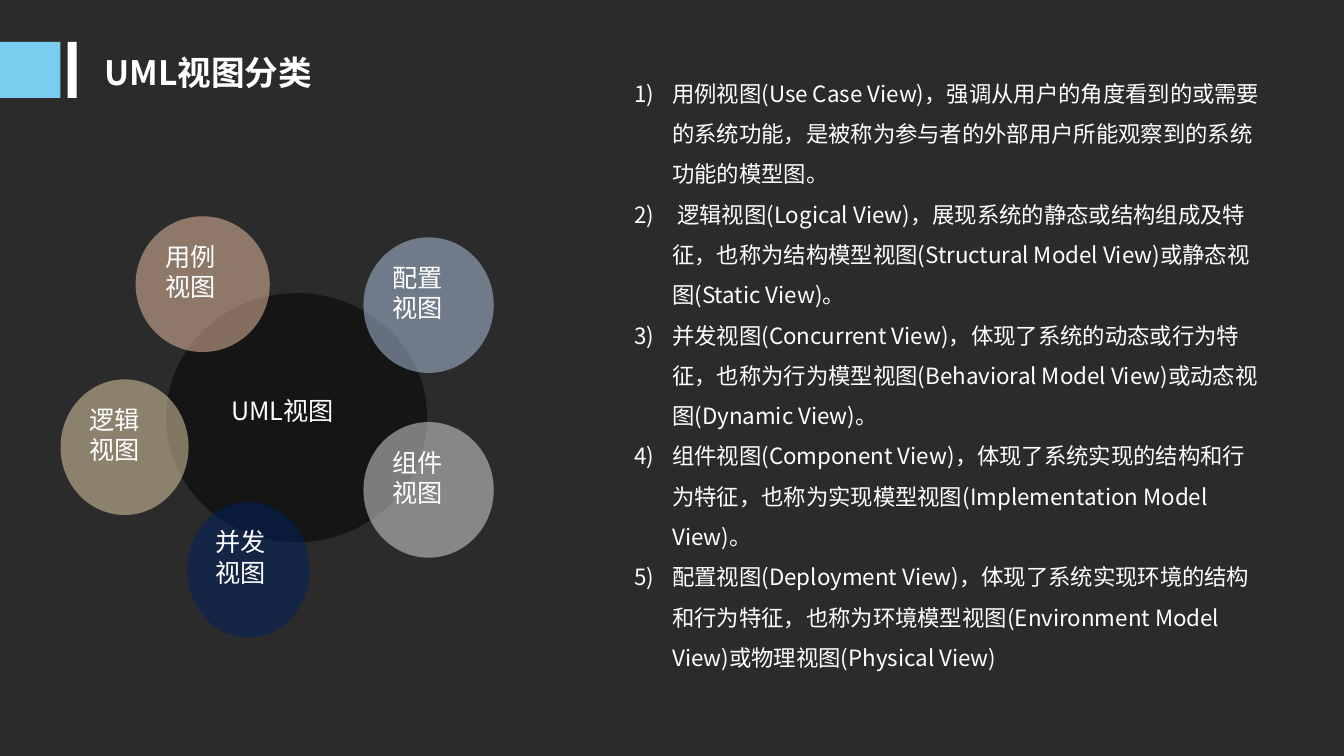
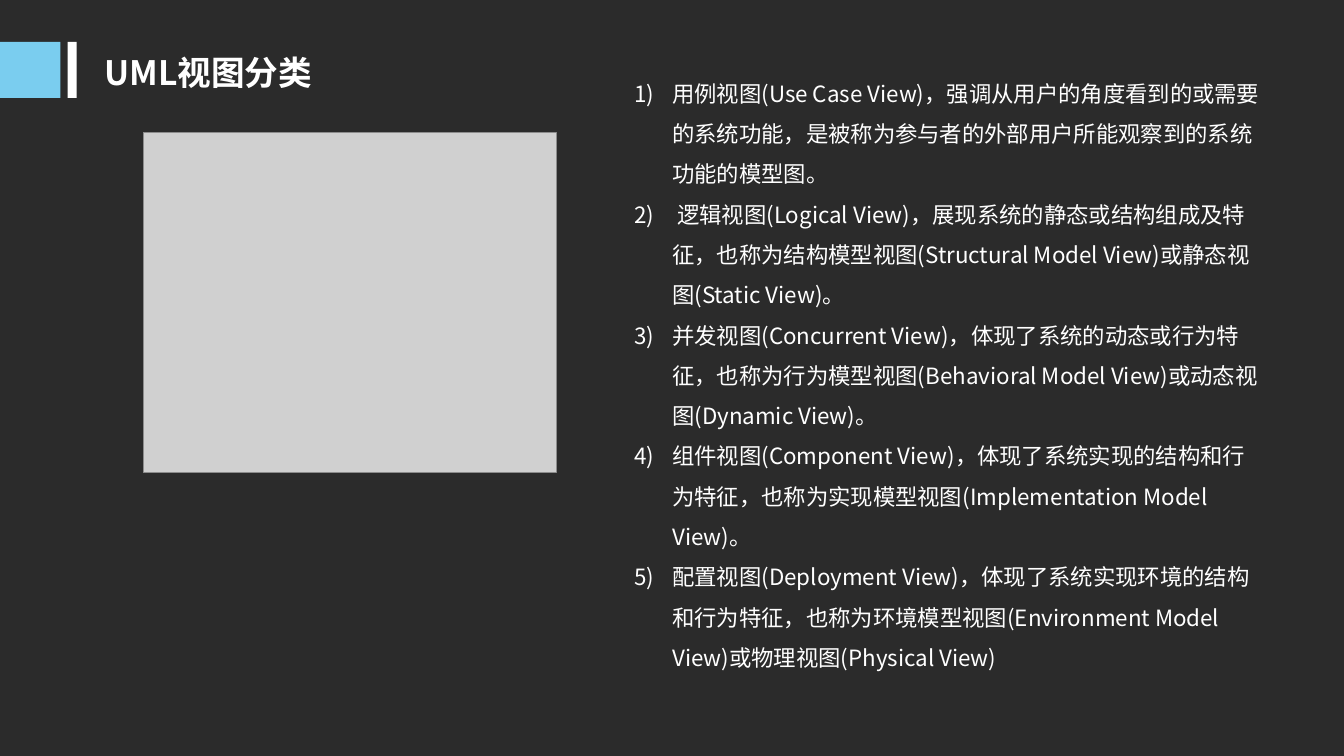
Before and after one commit to PRD2018-G10/TeachingAssistWebsiteProject, a slide deck: slide 18 of PRD2018-G10-UML概述PPT.ppt. Drawn at 1344x756 pixels with LibreOffice and Linux fonts; fonts in the diff are those of the drawing; grey boxes stand for pictures; background and template pictures are left out; a plain dark background stands for a picture behind light text. Boxes give left, top, right and bottom in pixels: in the first picture for what was removed or moved away, otherwise in the second. Text is boxed around its words. In the diff, an @@ line names an element or a change of style, - is before the commit and + after.

```diff
--- a/PRD2018-G10-UML概述PPT.ppt
+++ b/PRD2018-G10-UML概述PPT.ppt
@@ picture added at bbox=[144, 132, 556, 473] @@
@@ ellipse removed at bbox=[136, 217, 270, 353] @@
-用例视图
@@ ellipse removed at bbox=[364, 237, 494, 373] @@
-配置视图
@@ ellipse removed at bbox=[166, 293, 427, 542] @@
-UML视图
@@ ellipse removed at bbox=[60, 379, 188, 515] @@
-逻辑视图
@@ ellipse removed at bbox=[364, 422, 494, 558] @@
-组件视图
@@ ellipse removed at bbox=[187, 502, 309, 638] @@
-并发视图
```
Also in this commit, not shown: 11 other slides changed, 7 slides added, 3 slides removed.
